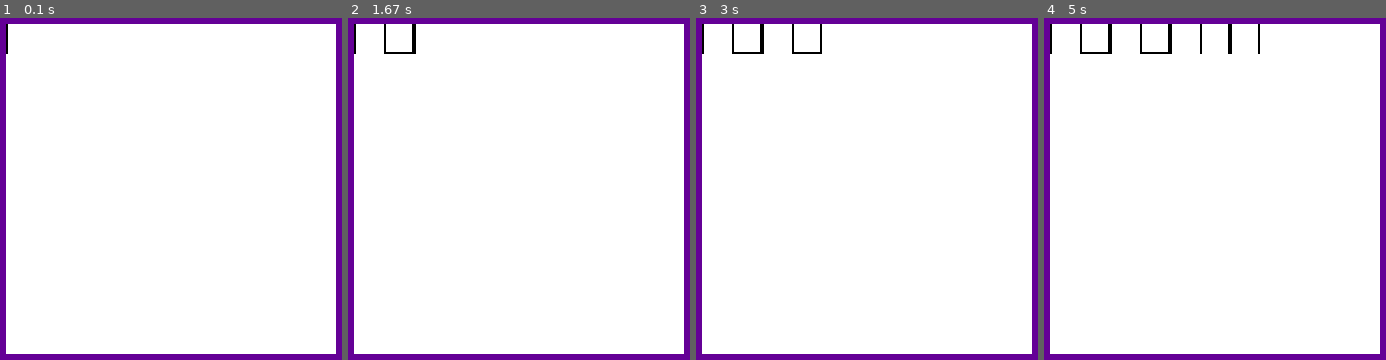
Above: before the commit, frames 1-4 (left to right).
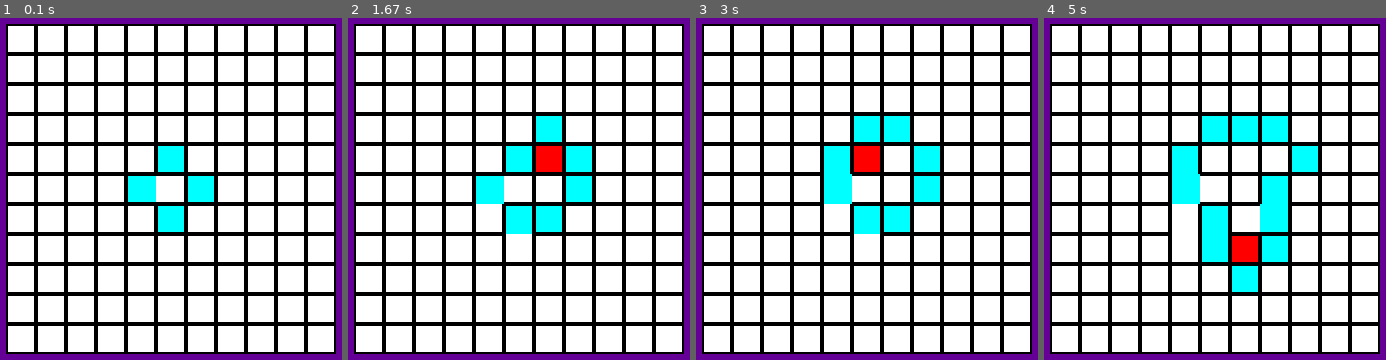
Above: after the commit, the same moments.

Repository: philip-dave/pygame-maze
Game: pygame game, started from maze.py
The game is run twice, just before and just after one commit, with the same random seed, the same clock (stepped at 60 frames per second) and the same inputs.
Inputs:
- Up to frame 1 (0.1 s): no input
- Up to frame 2 (1.67 s): no input
- Up to frame 3 (3 s): no input
- Up to frame 4 (5 s): no input

The runs differ from the first frame. In frame 1, 25% of the frame differs, in the area x 1-99%, y 1-99%; in frame 2, 27%; in frame 3, 28%; in frame 4, 30%.

Commit message:
Debuging and showing frontier

Diff:
--- a/cell.py
+++ b/cell.py
@@ -3,6 +3,7 @@
 height = 30
 WHITE = (255, 255, 255)
 BLACK = (0,0,0)
+YELLOW = (0,255,255)
 class Cell(pygame.sprite.Sprite):
     def __init__(self,x,y,position ):
         super().__init__()
@@ -13,11 +14,21 @@
         self.rect = self.image.get_rect()
         self.rect.centerx = x
         self.rect.centery = y
+        #position is [y,x]
         self.position = position
         #Left, right, Top, bottom
         self.walls = [1,1,1,1]
+        self.is_front = False
+        self.is_current = False
+        self.used_neighbours = []
         #self.draw_borders()
     def draw_borders(self):
+        if self.is_current:
+            self.image.fill((255,0,0))
+        elif self.is_front:
+            self.image.fill(YELLOW)
+        else:
+            self.image.fill(WHITE)
         test = ""
         if self.walls[0] == 1:
             pygame.draw.line(self.image,BLACK,[0,0],[0,height+2],width=2)
@@ -26,7 +37,7 @@
             pygame.draw.line(self.image,BLACK,[width-2,0],[width-2,height+2],width=2)
 
         if self.walls[2] == 1:
-            pygame.draw.line(self.image,BLACK,[0-2,0-2],[width,-2],width=2)
+            pygame.draw.line(self.image,BLACK,[0-2,0],[width,0],width=2)
 
         if self.walls[3] == 1:
             pygame.draw.line(self.image,BLACK,[0,height-2],[width,height-2],width=2)
--- a/create_maze.py
+++ b/create_maze.py
@@ -1,43 +1,71 @@
 import pygame
 from random import randint
-
+from time import sleep
 neighbour_list = {1:"top",2:"bottom",3:"left",4:"right"}
 class Maze(pygame.sprite.Sprite):
 
-    def __init__(self,initial_grid, max_size):
+    def __init__(self,initial_grid, max_size,screen):
         self.grid = initial_grid
         self.maze = []
         self.max = max_size
         self.frontier = []
+        self.screen = screen
+        self.all_cells = pygame.sprite.Group()
+        self.set_group()
 
+    def set_group(self):
+        for i in range(self.max):
+            for k in range(self.max):
+                self.all_cells.add(self.grid[i][k])
 
+    def draw_borders(self):
+        self.screen.fill((100, 0, 150))
+        pygame.display.flip()
+        self.all_cells.empty()
+        self.set_group()
+        for cell in self.all_cells:
+            #self.screen.fill((100, 0, 150))
+            #pygame.display.flip()
+            cell.draw_borders()
+        self.all_cells.update()
+        self.all_cells.draw(self.screen)
+        pygame.display.update()
+        sleep(0.8)
 
     def get_new_frontier(self,position):
         neighbor_set = []
-        left = [position[0]-1,position[1]]
-        right = [position[0]+1,position[1]]
-        top = [position[0],position[1]-1]
-        bottom = [position[0],position[1]+1]
-
-        if left not in self.maze and left[0]>=0 and left not in self.frontier:
+        left = [position[0],position[1]-1]
+        right = [position[0],position[1]+1]
+        top = [position[0]-1,position[1]]
+        bottom = [position[0]+1,position[1]]
+        used_neighbours = self.grid[position[0]][position[1]].used_neighbours
+        if left not in self.maze and left[1]>=0 and left not in self.frontier and left not in used_neighbours:
+            self.grid[left[1]][left[0]].is_front = True
             self.frontier.append(left)
             neighbor_set.append(left)
-        elif left[0]>=0:
+        elif left[1]>=0 and left not in used_neighbours:
+            #self.grid[left[1]][left[0]].is_front = True
             neighbor_set.append(left)
-        if right not in self.maze and right[0]<self.max-1 and right not in self.frontier:
+        if right not in self.maze and right[1]<self.max and right not in self.frontier and  right not in used_neighbours:
+            self.grid[right[1]][right[0]].is_front = True
             self.frontier.append(right)
             neighbor_set.append(right)
-        elif right[0]<self.max-1:
+        elif right[1]<self.max-1 and  right not in used_neighbours:
+            #self.grid[right[1]][right[0]].is_front = True
             neighbor_set.append(right)
-        if top not in self.maze and top[1]>=0 and top not in self.frontier:
+        if top not in self.maze and top[0]>=0 and top not in self.frontier and top not in used_neighbours:
+            self.grid[top[1]][top[0]].is_front = True
             self.frontier.append(top)
             neighbor_set.append(top)
-        elif top[1]>=0:
+        elif top[0]>=0 and top not in used_neighbours:
+            #self.grid[top[1]][top[0]].is_front = True
             neighbor_set.append(top)
-        if bottom not in self.maze and bottom[1]!=self.max-1 and bottom not in self.frontier:
+        if bottom not in self.maze and bottom[0]!=self.max and bottom not in self.frontier and bottom not in used_neighbours:
+            self.grid[bottom[1]][bottom[0]].is_front = True
             self.frontier.append(bottom)
             neighbor_set.append(bottom)
-        elif position[1]<self.max-1:
+        elif position[0]<self.max-1 and bottom not in used_neighbours:
+            #self.grid[bottom[1]][bottom[0]].is_front = True
             neighbor_set.append(bottom)
         return neighbor_set
 
@@ -46,19 +74,27 @@
         return neighbours[randint(0,len(neighbours)-1)]
 
     def remove_walls(self,cell,neighbour):
+        if cell[0]==0:
+            print(self.grid[cell[0]][cell[1]].walls)
+            print(self.grid[neighbour[0]][neighbour[1]].walls)
+            print("-----------------")
         if cell[0]-1==neighbour[0]:
+            self.grid[cell[0]][cell[1]].walls[2] = 0
+            self.grid[neighbour[0]][neighbour[1]].walls[3] = 0
+        elif cell[0]+1==neighbour[0]:
+            self.grid[cell[0]][cell[1]].walls[3] = 0
+            self.grid[neighbour[0]][neighbour[1]].walls[2] = 0
+        elif cell[1]-1==neighbour[1]:
             self.grid[cell[0]][cell[1]].walls[0] = 0
             self.grid[neighbour[0]][neighbour[1]].walls[1] = 0
-        elif cell[0]+1==neighbour[0]:
+        elif cell[1]+1==neighbour[1]:
             self.grid[cell[0]][cell[1]].walls[1] = 0
             self.grid[neighbour[0]][neighbour[1]].walls[0] = 0
-        elif cell[1]-1==neighbour[1]:
-            self.grid[cell[0]][cell[1]].walls[2] = 0
-            self.grid[neighbour[0]][neighbour[1]].walls[3] = 0
-        elif cell[1]+1==neighbour[1]:
-            self.grid[cell[0]][cell[1]].walls[3] = 0
-            self.grid[neighbour[0]][neighbour[1]].walls[2] = 0
-
+        if cell[0]==0:
+            print(self.grid[cell[0]][cell[1]].walls)
+            print(self.grid[neighbour[0]][neighbour[1]].walls)
+            print("-----------------")
+        test3 = ""
 
     def create_maze(self):
         position = [5,5]
@@ -67,15 +103,23 @@
         neighbours = self.get_new_frontier(position)
         while len(self.frontier)>0:
             cell = position
+
+            if cell in self.frontier:
+
+                self.frontier.remove(cell)
+                self.maze.append(cell)
             neighbour = self.get_random_neighbour(neighbours)
+            self.grid[cell[1]][cell[0]].used_neighbours.append(neighbour)
             self.remove_walls(cell,neighbour)
             self.maze.append(cell)
-            if cell in self.frontier:
-                self.frontier.remove(cell)
 
-            test = self.grid[position[0]][position[1]]
+            self.draw_borders()
+            self.grid[cell[1]][cell[0]].is_front = False
+            self.grid[cell[1]][cell[0]].is_current = False
+            test = self.grid[position[1]][position[0]]
             if len(self.frontier)>0:
                 position = self.frontier[randint(0,len(self.frontier)-1)]
+                self.grid[position[1]][position[0]].is_current = True
                 neighbours = self.get_new_frontier(position)
 
 
--- a/maze.py
+++ b/maze.py
@@ -11,26 +11,31 @@
 
 #functions
 def create_grid(start_x,start_y):
+  #creating a 2D array to create the maze grid
   ordered_grid = []
+  #i is y axis
   for i in range(0,grid_size):
     row = []
+    #k is x axis
     for k in range(0, grid_size):
-      cell = Cell(start_x,start_y,[k,i])
+      cell = Cell(start_x,start_y,[i,k])
       start_x+=30
       row.append(cell)
+    #add the row (first position will be the row, second will be the column)
     ordered_grid.append(row)
     start_y += 30
     start_x = 50
   return ordered_grid
 
+#draw borders in order to see the maze being built
+
 def redraw_borders(cells):
   for cell in cells:
-
     cell.draw_borders()
     all_cells.update()
     all_cells.draw(screen)
     pygame.display.update()
-    sleep(0.8)
+    sleep(0.2)
 
 
 #height, width, and colour numeric values
@@ -46,7 +51,7 @@
 
 ordered_grid = create_grid(start_x,start_y)
 
-maze = Maze(ordered_grid,grid_size)
+maze = Maze(ordered_grid,grid_size,screen)
 cells = maze.create_maze()
 all_cells = pygame.sprite.Group()
 for cell in cells:
